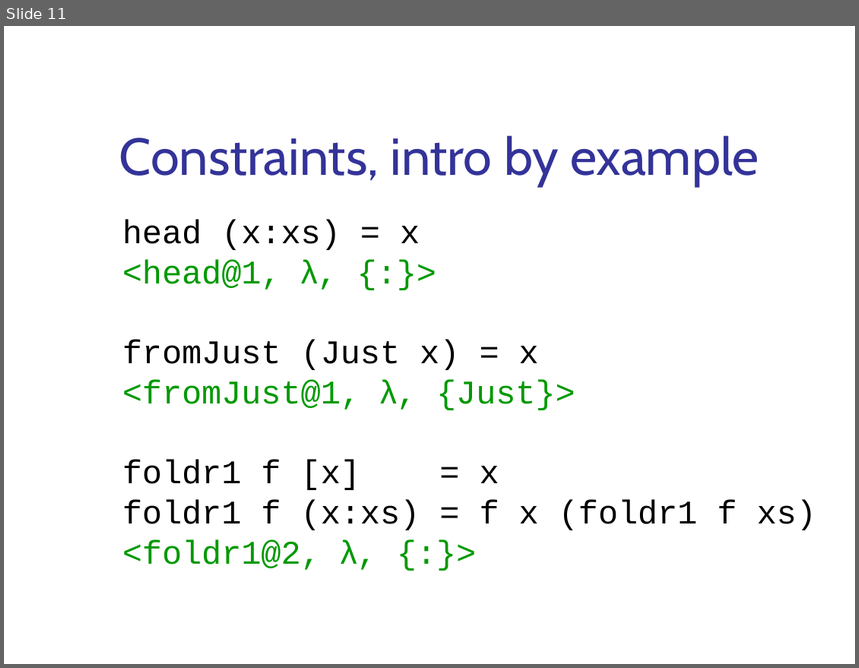
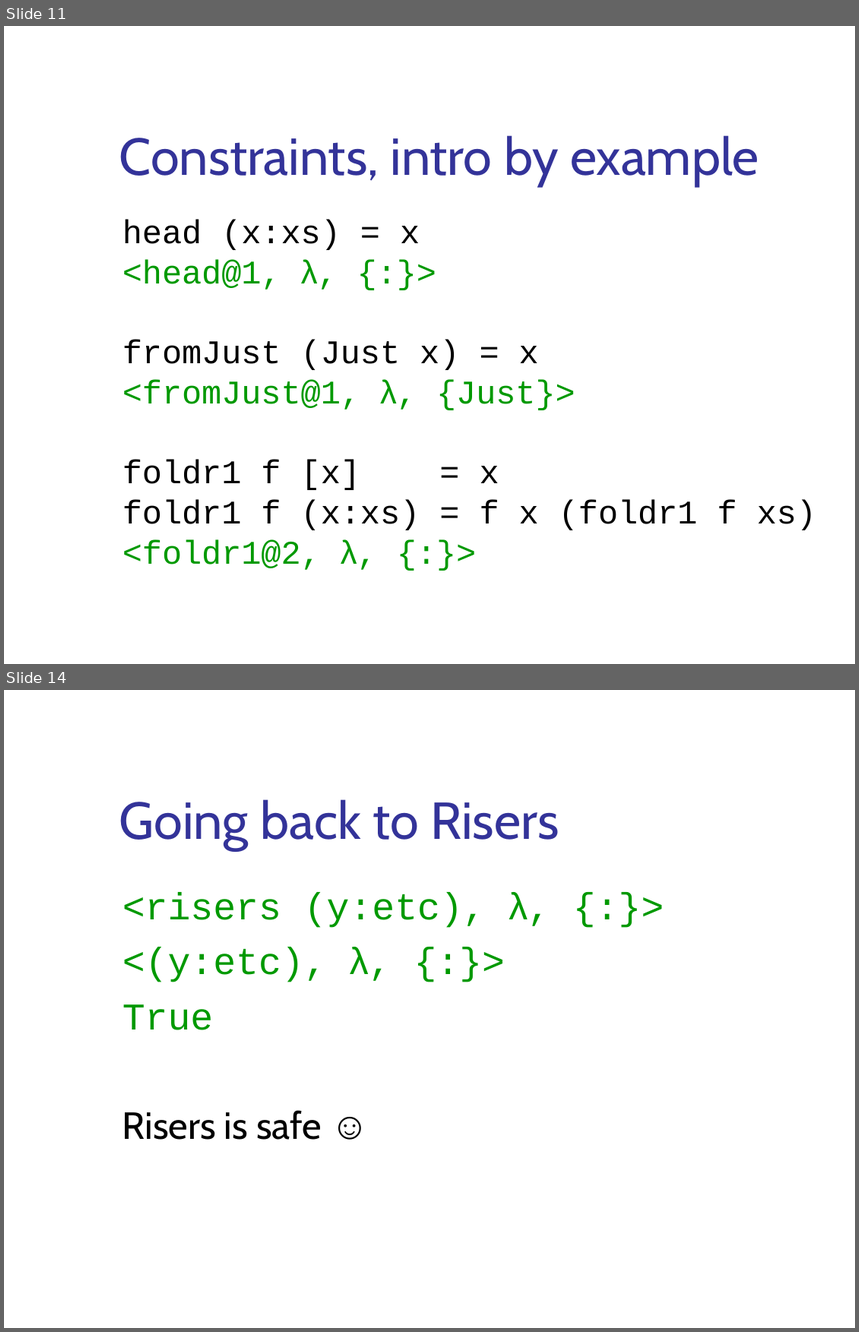
Before and after one commit to ndmitchell/catch, a slide deck: academic/bctcs-2006/catch.ppt. Shown one above the other, each under a label of ours: slide 11 before the commit, slides 11 and 14 after it; the slides between them are not shown. The pictures are 859x668 and 859x1332 pixels, drawn with LibreOffice and Linux fonts; fonts in the diff are those of the drawing; background and template pictures are left out. Boxes give left, top, right and bottom in pixels: in the first picture for what was removed or moved away, otherwise in the second. Text is boxed around its words. In the diff, an @@ line names an element or a change of style, - is before the commit and + after.

```diff
--- a/academic/bctcs-2006/catch.ppt
+++ b/academic/bctcs-2006/catch.ppt
@@ slide 14 added at [4, 690, 855, 1328], background #FFFFFF @@
@@ title added at [120, 799, 559, 850], 44 pt, text #333399 @@
+Going back to Risers
@@ text added at [123, 892, 550, 1140], 32 pt, text #009900 @@
+<risers (y:etc), λ, {:}>
+<(y:etc), λ, {:}>
+True
+Risers is safe ☺
```
Also in this commit, not shown: 3 slides changed, 6 other slides added.
